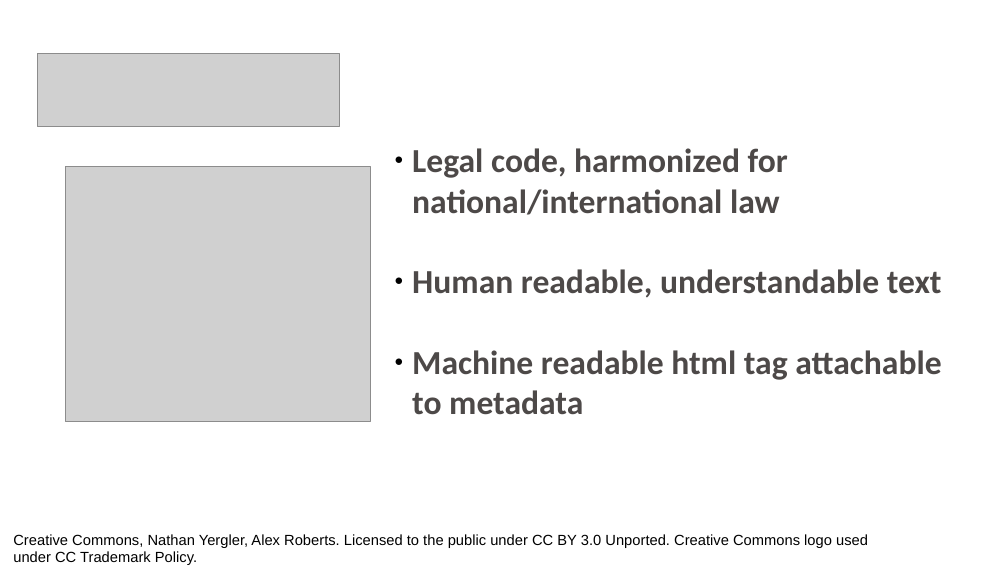
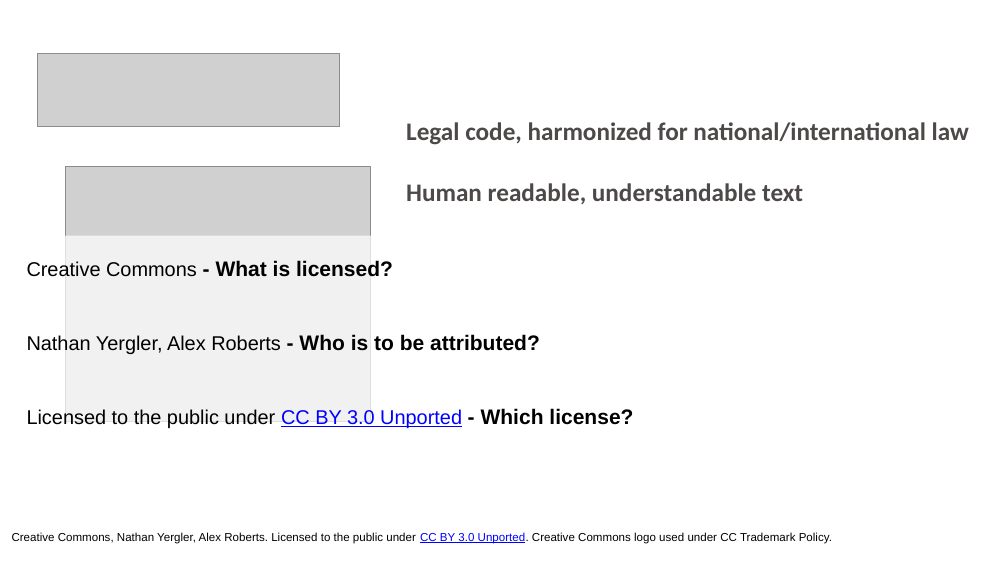
Before and after one commit to ELIXIR-Norway-Training/DMP-writing-workshop, a slide deck: slide 30 of 09_Licensing.odp (slide 32 before the commit). Drawn at 1008x567 pixels with LibreOffice and Linux fonts; fonts in the diff are those of the drawing; grey boxes stand for pictures. Boxes give left, top, right and bottom in pixels: in the first picture for what was removed or moved away, otherwise in the second. Text is boxed around its words. In the diff, an @@ line names an element or a change of style, - is before the commit and + after.

```diff
--- a/09_Licensing.odp
+++ b/09_Licensing.odp
@@ text "Legal code, harmonized for national/international ..." at (406,122,969,204): size 32 to 24 pt; bullet ● to none @@
@@ text added at (27,260,633,428), 19 pt, text #000000 @@
+Creative Commons - What is licensed?
+Nathan Yergler, Alex Roberts - Who is to be attributed?
+Licensed to the public under CC BY 3.0 Unported - Which license?
@@ text at (412,350,941,415): paragraph removed @@
-● Machine readable html tag attachable to metadata
@@ text "Creative Commons, Nathan Yergler, Alex ..." at (12,532,832,544): size 14 to 11 pt; text colour #000000 to #0000FF, underline on in "CC BY 3.0 Unported." @@
```
Also in this commit, not shown: 45 other slides changed, 6 slides added, 6 slides removed, 4 other files.
